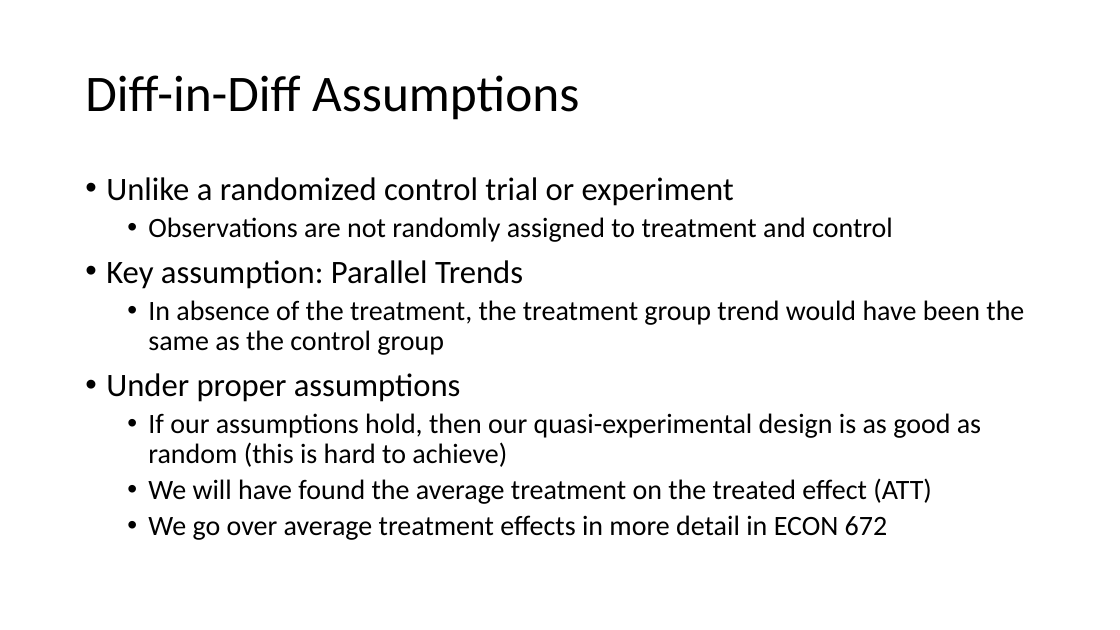
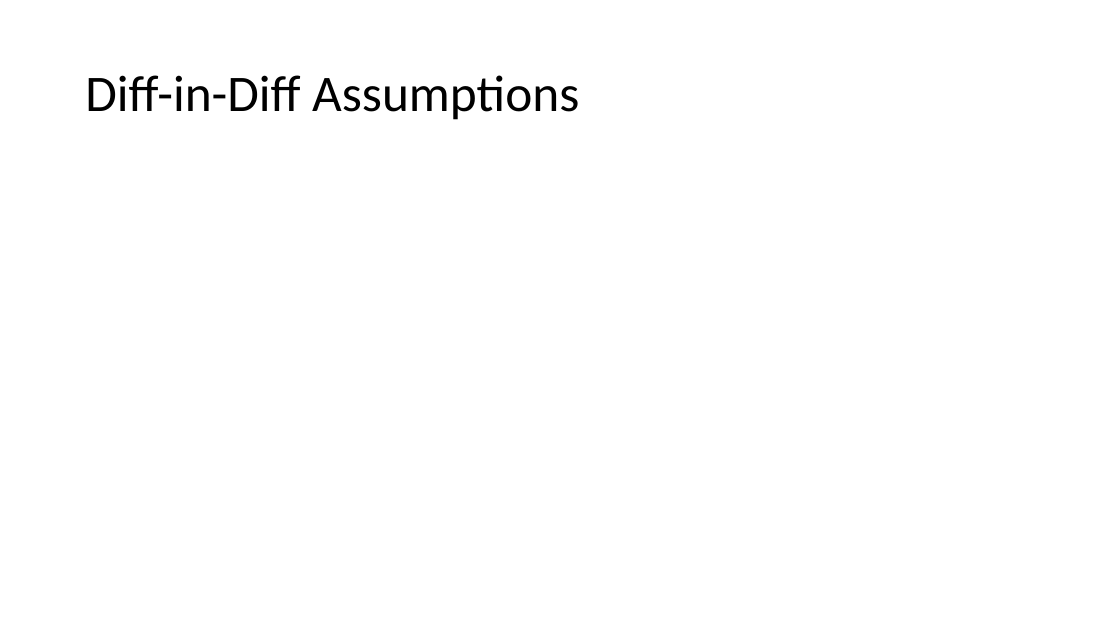
Before and after one commit to rowesamuel/Econ645, a slide deck: slide 36 of Slides/Week_5_Natural_Exp_DD.pptx (slide 20 before the commit). Drawn at 1120x630 pixels with LibreOffice and Linux fonts; fonts in the diff are those of the drawing; grey boxes stand for pictures. Boxes give left, top, right and bottom in pixels: in the first picture for what was removed or moved away, otherwise in the second. Text is boxed around its words. In the diff, an @@ line names an element or a change of style, - is before the commit and + after.

```diff
--- a/Slides/Week_5_Natural_Exp_DD.pptx
+++ b/Slides/Week_5_Natural_Exp_DD.pptx
@@ text removed at [106,177,1024,540] @@
-• Unlike a randomized control trial or experiment
-  • Observations are not randomly assigned to treatment and control
-• Key assumption: Parallel Trends
-  • In absence of the treatment, the treatment group trend would have been the same as the control group
-• Under proper assumptions
-  • If our assumptions hold, then our quasi-experimental design is as good as random (this is hard to achieve)
-  • We will have found the average treatment on the treated effect (ATT)
-  • We go over average treatment effects in more detail in ECON 672
```
Also in this commit, not shown: 10 other slides changed, 16 slides added, 11 other files.
